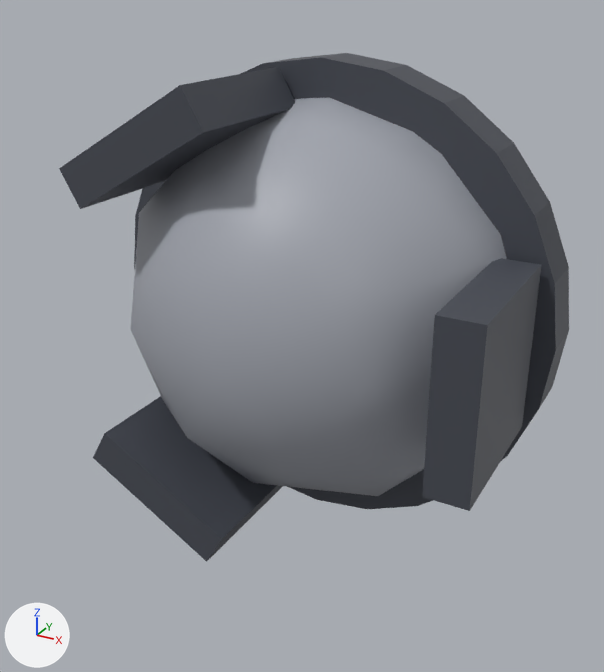
Renders of the glTF model assets/models/creatures/probe.glb from each side of a commit.
Before and after are seen from a 50 mm camera at (0.555, -1.104, 0.471) aimed at (-0.025, -0.048, -0.056). Lighting does not change. The marker at lower left points along +X, +Y and +Z. The older version comes first. Vertices at exactly the same position are counted once.

The first picture shows 'serpent_probe'.
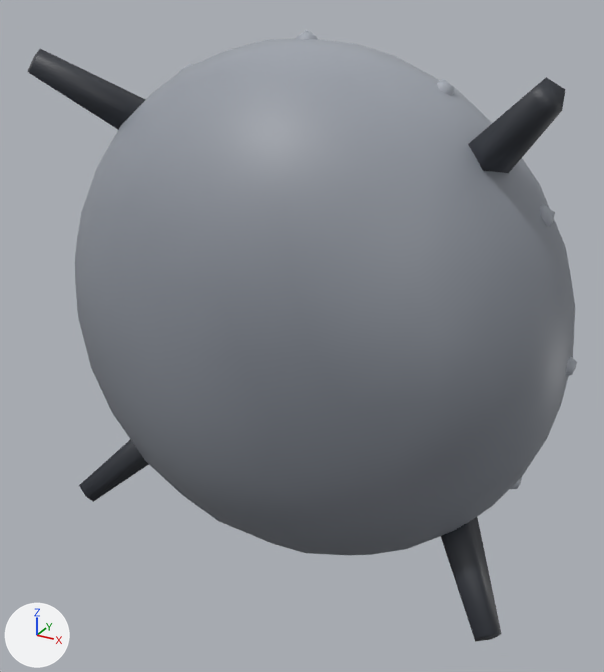
Location of each change, [x1, y1, x2, y2] in pixels of the pictures (604 x 672 px):
'serpent_probe', reshaped (8% wider, 20% taller)
    before: [59, 53, 569, 562]
    after: [28, 30, 577, 642]
part 1 of me_serpent_probe, added
    after: [566, 357, 577, 376]
part 2 of me_serpent_probe, added
    after: [540, 204, 555, 227]
part 3 of me_serpent_probe, added
    after: [436, 79, 454, 95]
part 4 of me_serpent_probe, added
    after: [296, 30, 317, 40]
part 5 of me_serpent_probe, added
    after: [510, 477, 522, 489]
part 6 of me_serpent_probe, rebuilt
    before: [131, 97, 507, 496]
    after: [75, 39, 575, 555]
part 7 of me_serpent_probe, built on
    before: [59, 53, 569, 562]
    after: [28, 49, 565, 642]

What the commit changed:
me_serpent_probe is used by ob_serpent_probe; location (0.0, 0.0, 0.0).
me_serpent_probe had 203 vertices, 384 faces and spanned x -0.36..0.36, y -0.32..0.32, z -0.36..0.36.
me_serpent_probe now has 706 vertices, 1336 faces and spans x -0.396..0.396, y -0.343..0.33, z -0.398..0.398.
me_serpent_probe part 1: a new loose piece, an icosphere of 20 faces spanning x 0.366..0.396, y -0.094..-0.066, z -0.017..0.017, in mat_prop_iron.
me_serpent_probe part 2: a new loose piece, an icosphere of 20 faces spanning x 0.315..0.345, y -0.094..-0.066, z 0.174..0.207, in mat_prop_iron.
me_serpent_probe part 3: a new loose piece, an icosphere of 20 faces spanning x 0.175..0.206, y -0.094..-0.066, z 0.313..0.347, in mat_prop_iron.
me_serpent_probe part 4: a new loose piece, an icosphere of 20 faces spanning x -0.015..0.015, y -0.094..-0.066, z 0.364..0.398, in mat_prop_iron.
me_serpent_probe part 5: a new loose piece, an icosphere of 20 faces spanning x 0.315..0.345, y -0.094..-0.066, z -0.207..-0.174, in mat_prop_iron.
me_serpent_probe part 6: the loose piece of 83 vertices spanning x -0.304..0.304, y -0.32..0.32, z -0.32..0.32 is rebuilt with 352 vertices and now spans x -0.387..0.387, y -0.343..0.298, z -0.387..0.388, in mat_prop_iron.
Part 7, on me_serpent_probe:
120 vertices are removed from x -0.36..0.36, y -0.28..0.04, z -0.36..0.36.
224 faces are deleted.
40 vertices are added at x -0.37..0.37, y -0.235..-0.021, z -0.367..0.37.
64 new faces join them, mat_prop_dark_iron.
Other edits to the shape of me_serpent_probe do not show in these pictures.
